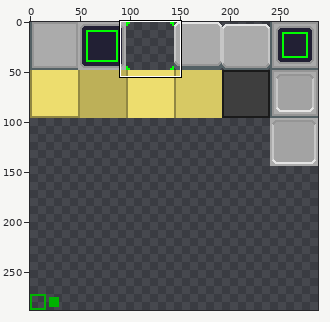
Sprite sheet: assets/style_tex.png. Above, an overview of the earlier version with the close-up marked.
Close-up. As it was:
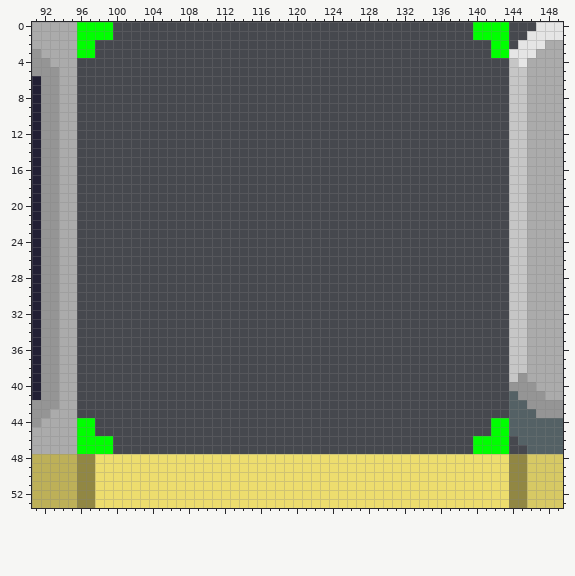
The file is 288x288 pixels. Shown: x 91..149, y 0..53.
Now the later version:
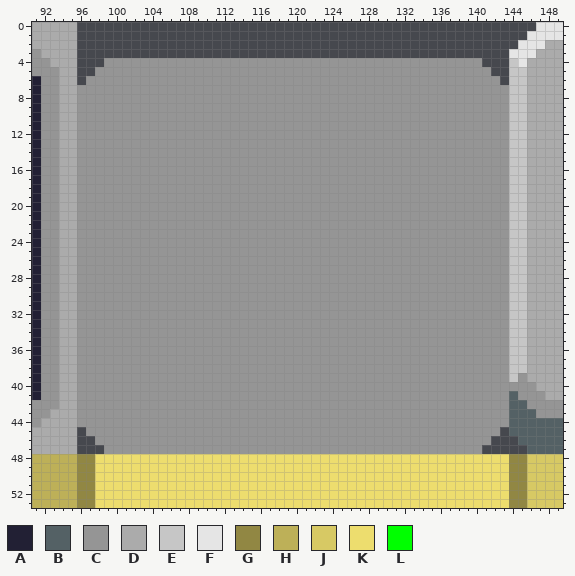
Palette (. is transparent): A #222034  B #546165  C #959595  D #ababab  E #c6c6c6  F #e5e5e5  G #918743  H #bdb058  J #d7c964  K #eddd6e  L #00ff00
The exact change:
@@ x 91..149 @@
- 0 DDDDDLLLL........................................LLLL...FFF
- 1 DDDDDLLLL........................................LLLL..FFFF
- 2 DDDDDLL............................................LL.FFFDD
- 3 CDDDDLL............................................LLFFFDDD
- 4 CCDDD................................................EFDDDD
- 5 CCCDD................................................EEDDDD
- 6 ACCDD................................................EEDDDD
- 7 ACCDD................................................EEDDDD
- 8 ACCDD................................................EEDDDD
- 9 ACCDD................................................EEDDDD
-10 ACCDD................................................EEDDDD
-11 ACCDD................................................EEDDDD
-12 ACCDD................................................EEDDDD
-13 ACCDD................................................EEDDDD
-14 ACCDD................................................EEDDDD
-15 ACCDD................................................EEDDDD
-16 ACCDD................................................EEDDDD
-17 ACCDD................................................EEDDDD
-18 ACCDD................................................EEDDDD
-19 ACCDD................................................EEDDDD
-20 ACCDD................................................EEDDDD
-21 ACCDD................................................EEDDDD
-22 ACCDD................................................EEDDDD
-23 ACCDD................................................EEDDDD
-24 ACCDD................................................EEDDDD
-25 ACCDD................................................EEDDDD
-26 ACCDD................................................EEDDDD
-27 ACCDD................................................EEDDDD
-28 ACCDD................................................EEDDDD
-29 ACCDD................................................EEDDDD
-30 ACCDD................................................EEDDDD
-31 ACCDD................................................EEDDDD
-32 ACCDD................................................EEDDDD
-33 ACCDD................................................EEDDDD
-34 ACCDD................................................EEDDDD
-35 ACCDD................................................EEDDDD
-36 ACCDD................................................EEDDDD
-37 ACCDD................................................EEDDDD
-38 ACCDD................................................EEDDDD
-39 ACCDD................................................ECDDDD
-40 ACCDD................................................CCCDDD
-41 ACCDD................................................BCCCDD
-42 CCCDD................................................BBCCCC
-43 CCDDD................................................BBBCCC
-44 CDDDDLL............................................LLBBBBBB
-45 DDDDDLL............................................LLBBBBBB
-46 DDDDDLLLL........................................LLLL.BBBBB
-47 DDDDDLLLL........................................LLLL..BBBB
+ 0 DDDDD...................................................FFF
+ 1 DDDDD..................................................FFFF
+ 2 DDDDD.................................................FFFDD
+ 3 CDDDD................................................FFFDDD
+ 4 CCDDD...CCCCCCCCCCCCCCCCCCCCCCCCCCCCCCCCCCCCCCCCCC...EFDDDD
+ 5 CCCDD..CCCCCCCCCCCCCCCCCCCCCCCCCCCCCCCCCCCCCCCCCCCC..EEDDDD
+ 6 ACCDD.CCCCCCCCCCCCCCCCCCCCCCCCCCCCCCCCCCCCCCCCCCCCCC.EEDDDD
+ 7 ACCDDCCCCCCCCCCCCCCCCCCCCCCCCCCCCCCCCCCCCCCCCCCCCCCCCEEDDDD
+ 8 ACCDDCCCCCCCCCCCCCCCCCCCCCCCCCCCCCCCCCCCCCCCCCCCCCCCCEEDDDD
+ 9 ACCDDCCCCCCCCCCCCCCCCCCCCCCCCCCCCCCCCCCCCCCCCCCCCCCCCEEDDDD
+10 ACCDDCCCCCCCCCCCCCCCCCCCCCCCCCCCCCCCCCCCCCCCCCCCCCCCCEEDDDD
+11 ACCDDCCCCCCCCCCCCCCCCCCCCCCCCCCCCCCCCCCCCCCCCCCCCCCCCEEDDDD
+12 ACCDDCCCCCCCCCCCCCCCCCCCCCCCCCCCCCCCCCCCCCCCCCCCCCCCCEEDDDD
+13 ACCDDCCCCCCCCCCCCCCCCCCCCCCCCCCCCCCCCCCCCCCCCCCCCCCCCEEDDDD
+14 ACCDDCCCCCCCCCCCCCCCCCCCCCCCCCCCCCCCCCCCCCCCCCCCCCCCCEEDDDD
+15 ACCDDCCCCCCCCCCCCCCCCCCCCCCCCCCCCCCCCCCCCCCCCCCCCCCCCEEDDDD
+16 ACCDDCCCCCCCCCCCCCCCCCCCCCCCCCCCCCCCCCCCCCCCCCCCCCCCCEEDDDD
+17 ACCDDCCCCCCCCCCCCCCCCCCCCCCCCCCCCCCCCCCCCCCCCCCCCCCCCEEDDDD
+18 ACCDDCCCCCCCCCCCCCCCCCCCCCCCCCCCCCCCCCCCCCCCCCCCCCCCCEEDDDD
+19 ACCDDCCCCCCCCCCCCCCCCCCCCCCCCCCCCCCCCCCCCCCCCCCCCCCCCEEDDDD
+20 ACCDDCCCCCCCCCCCCCCCCCCCCCCCCCCCCCCCCCCCCCCCCCCCCCCCCEEDDDD
+21 ACCDDCCCCCCCCCCCCCCCCCCCCCCCCCCCCCCCCCCCCCCCCCCCCCCCCEEDDDD
+22 ACCDDCCCCCCCCCCCCCCCCCCCCCCCCCCCCCCCCCCCCCCCCCCCCCCCCEEDDDD
+23 ACCDDCCCCCCCCCCCCCCCCCCCCCCCCCCCCCCCCCCCCCCCCCCCCCCCCEEDDDD
+24 ACCDDCCCCCCCCCCCCCCCCCCCCCCCCCCCCCCCCCCCCCCCCCCCCCCCCEEDDDD
+25 ACCDDCCCCCCCCCCCCCCCCCCCCCCCCCCCCCCCCCCCCCCCCCCCCCCCCEEDDDD
+26 ACCDDCCCCCCCCCCCCCCCCCCCCCCCCCCCCCCCCCCCCCCCCCCCCCCCCEEDDDD
+27 ACCDDCCCCCCCCCCCCCCCCCCCCCCCCCCCCCCCCCCCCCCCCCCCCCCCCEEDDDD
+28 ACCDDCCCCCCCCCCCCCCCCCCCCCCCCCCCCCCCCCCCCCCCCCCCCCCCCEEDDDD
+29 ACCDDCCCCCCCCCCCCCCCCCCCCCCCCCCCCCCCCCCCCCCCCCCCCCCCCEEDDDD
+30 ACCDDCCCCCCCCCCCCCCCCCCCCCCCCCCCCCCCCCCCCCCCCCCCCCCCCEEDDDD
+31 ACCDDCCCCCCCCCCCCCCCCCCCCCCCCCCCCCCCCCCCCCCCCCCCCCCCCEEDDDD
+32 ACCDDCCCCCCCCCCCCCCCCCCCCCCCCCCCCCCCCCCCCCCCCCCCCCCCCEEDDDD
+33 ACCDDCCCCCCCCCCCCCCCCCCCCCCCCCCCCCCCCCCCCCCCCCCCCCCCCEEDDDD
+34 ACCDDCCCCCCCCCCCCCCCCCCCCCCCCCCCCCCCCCCCCCCCCCCCCCCCCEEDDDD
+35 ACCDDCCCCCCCCCCCCCCCCCCCCCCCCCCCCCCCCCCCCCCCCCCCCCCCCEEDDDD
+36 ACCDDCCCCCCCCCCCCCCCCCCCCCCCCCCCCCCCCCCCCCCCCCCCCCCCCEEDDDD
+37 ACCDDCCCCCCCCCCCCCCCCCCCCCCCCCCCCCCCCCCCCCCCCCCCCCCCCEEDDDD
+38 ACCDDCCCCCCCCCCCCCCCCCCCCCCCCCCCCCCCCCCCCCCCCCCCCCCCCEEDDDD
+39 ACCDDCCCCCCCCCCCCCCCCCCCCCCCCCCCCCCCCCCCCCCCCCCCCCCCCECDDDD
+40 ACCDDCCCCCCCCCCCCCCCCCCCCCCCCCCCCCCCCCCCCCCCCCCCCCCCCCCCDDD
+41 ACCDDCCCCCCCCCCCCCCCCCCCCCCCCCCCCCCCCCCCCCCCCCCCCCCCCBCCCDD
+42 CCCDDCCCCCCCCCCCCCCCCCCCCCCCCCCCCCCCCCCCCCCCCCCCCCCCCBBCCCC
+43 CCDDDCCCCCCCCCCCCCCCCCCCCCCCCCCCCCCCCCCCCCCCCCCCCCCCCBBBCCC
+44 CDDDDCCCCCCCCCCCCCCCCCCCCCCCCCCCCCCCCCCCCCCCCCCCCCCCCBBBBBB
+45 DDDDD.CCCCCCCCCCCCCCCCCCCCCCCCCCCCCCCCCCCCCCCCCCCCCC.BBBBBB
+46 DDDDD..CCCCCCCCCCCCCCCCCCCCCCCCCCCCCCCCCCCCCCCCCCCC...BBBBB
+47 DDDDD...CCCCCCCCCCCCCCCCCCCCCCCCCCCCCCCCCCCCCCCCCC.....BBBB
 48 HHHHHGGKKKKKKKKKKKKKKKKKKKKKKKKKKKKKKKKKKKKKKKKKKKKKKGGJJJJ
Where, in picture pixels (left, top, right, bottom), the same in both close-ups:
changed: (77, 22, 509, 454)
